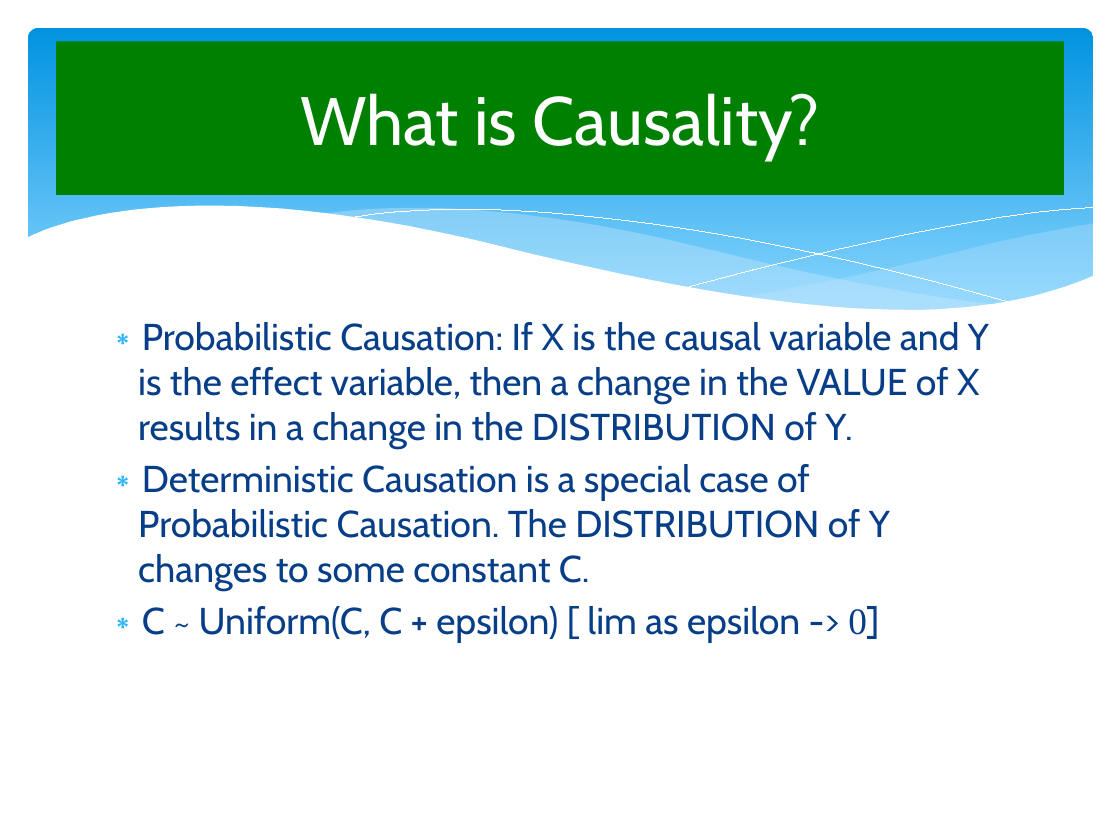
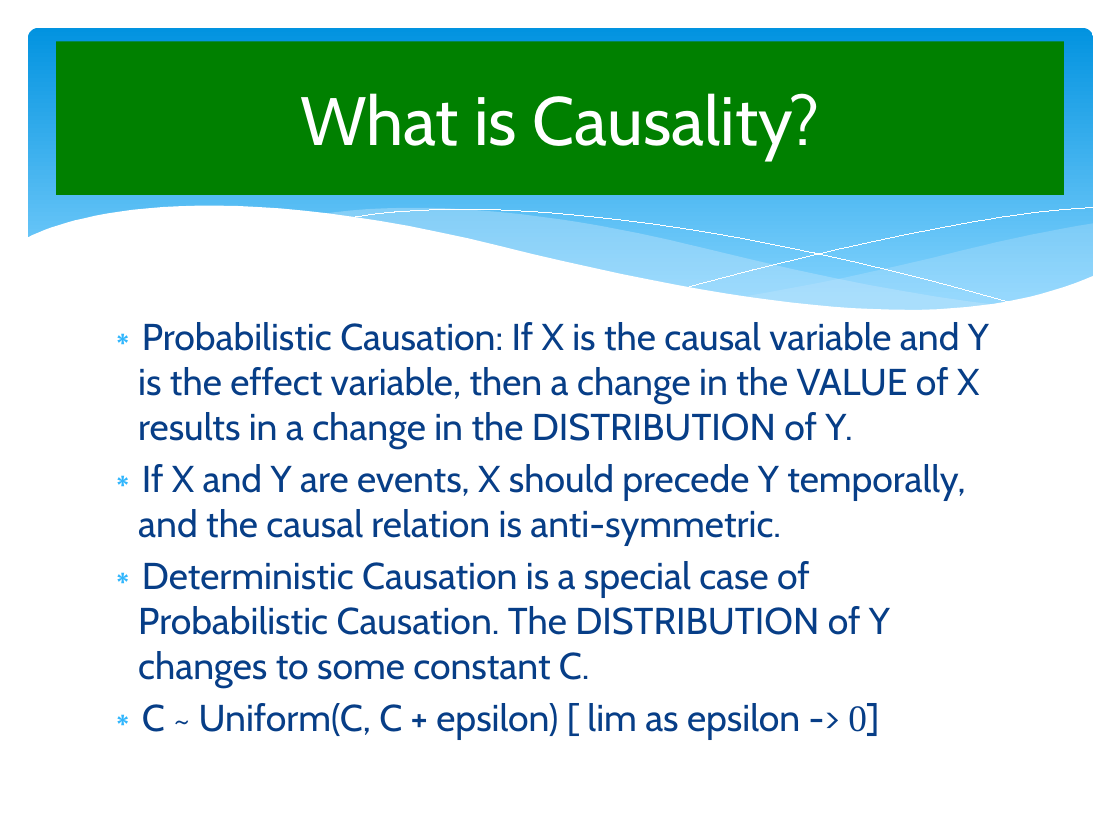
Before and after one commit to LeJit/DSSGLearningLunch, a slide deck: slide 2 of Causation.pptx. Drawn at 1120x840 pixels with LibreOffice and Linux fonts; fonts in the diff are those of the drawing. Boxes give left, top, right and bottom in pixels: in the first picture for what was removed or moved away, otherwise in the second. Text is boxed around its words. In the diff, an @@ line names an element or a change of style, - is before the commit and + after.

```diff
--- a/Causation.pptx
+++ b/Causation.pptx
@@ text at (x1=138, y1=464, x2=965, y2=545): paragraph added @@
+∗ If X and Y are events, X should precede Y temporally, and the causal relation is anti-symmetric.
```
Also in this commit, not shown: 5 other slides changed, 7 other files.
